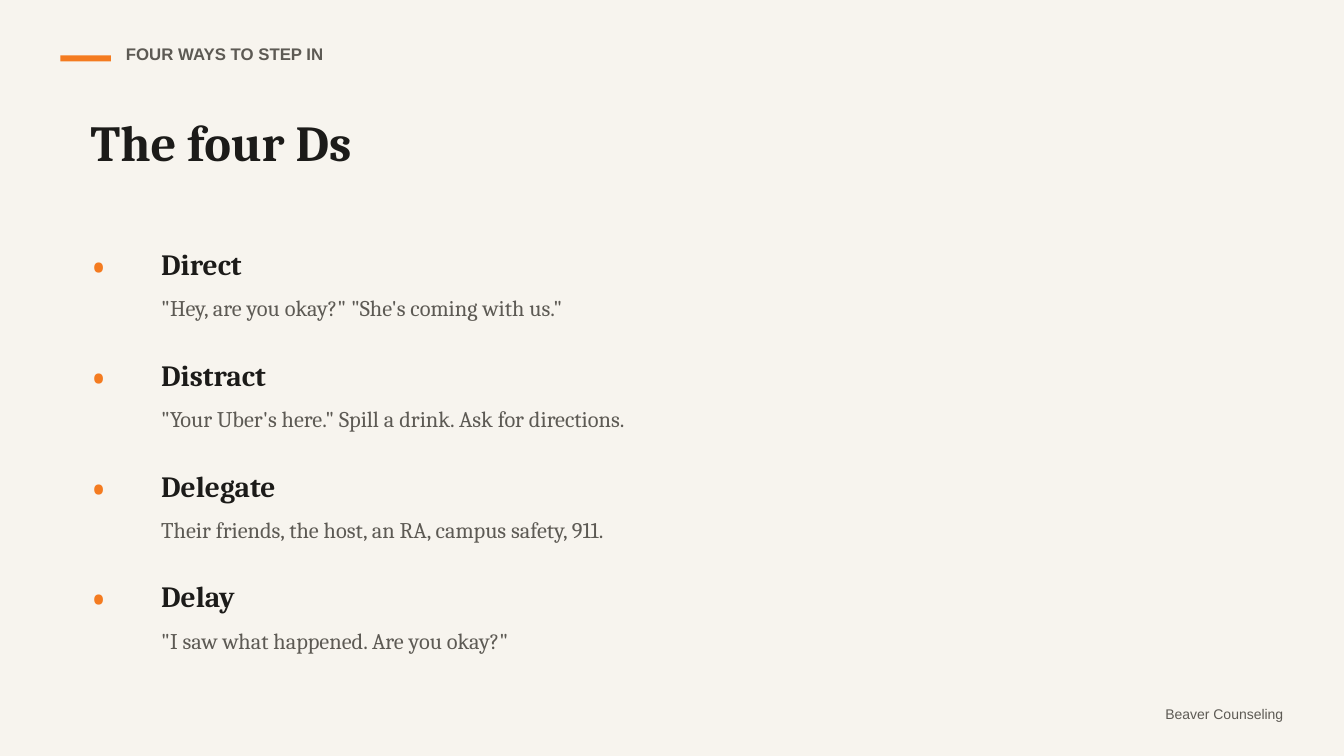
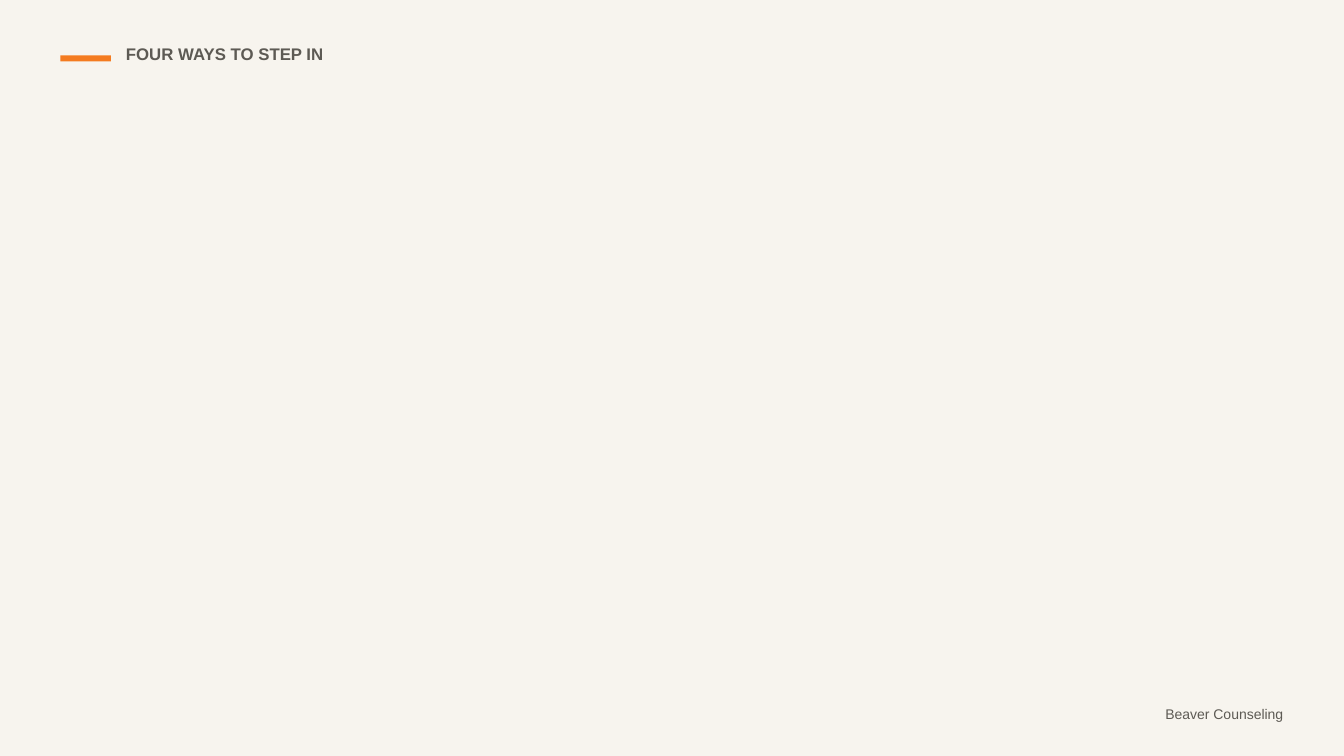
Before and after one commit to rmwtoolkit/bcds-toolkit, a slide deck: slide 8 of decks/launch-red-zone-lesson-v2.pptx (slide 6 before the commit). Drawn at 1344x756 pixels with LibreOffice and Linux fonts; fonts in the diff are those of the drawing; background and template pictures are left out. Boxes give left, top, right and bottom in pixels: in the first picture for what was removed or moved away, otherwise in the second. Text is boxed around its words. In the diff, an @@ line names an element or a change of style, - is before the commit and + after.

```diff
--- a/decks/launch-red-zone-lesson-v2.pptx
+++ b/decks/launch-red-zone-lesson-v2.pptx
@@ text removed at bbox=[91, 125, 352, 162] @@
-The four Ds
@@ text removed at bbox=[91, 242, 151, 353] @@
-•
@@ text removed at bbox=[161, 254, 562, 321] @@
-Direct
-"Hey, are you okay?" "She's coming with us."
@@ text removed at bbox=[91, 353, 151, 464] @@
-•
@@ text removed at bbox=[161, 365, 624, 432] @@
-Distract
-"Your Uber's here." Spill a drink. Ask for directions.
@@ text removed at bbox=[91, 464, 151, 575] @@
-•
@@ text removed at bbox=[161, 476, 603, 543] @@
-Delegate
-Their friends, the host, an RA, campus safety, 911.
@@ text removed at bbox=[91, 575, 151, 686] @@
-•
@@ text removed at bbox=[161, 586, 508, 654] @@
-Delay
-"I saw what happened. Are you okay?"
```
Also in this commit, not shown: 6 other slides changed, 12 slides added, 2 slides removed, 14 other files.
